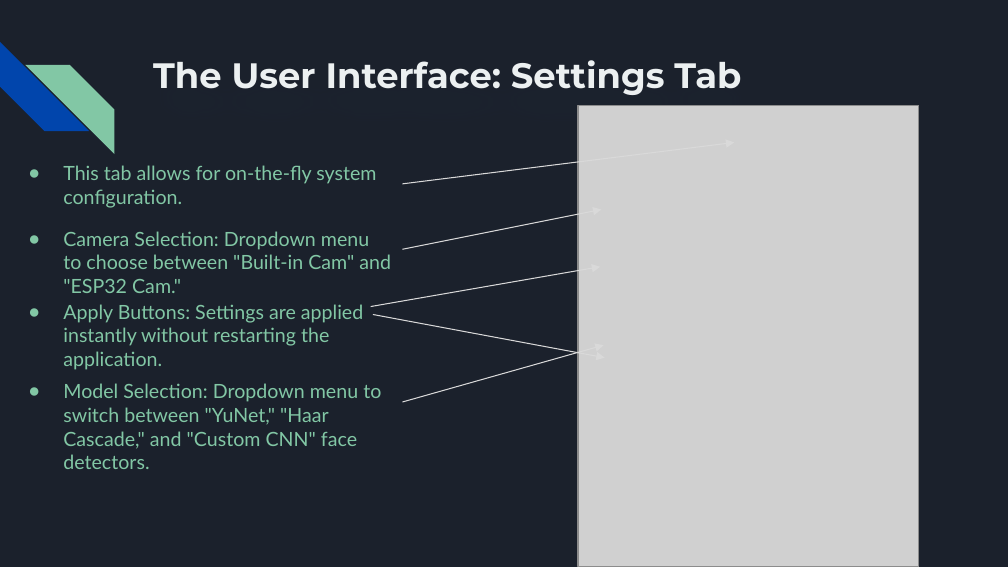
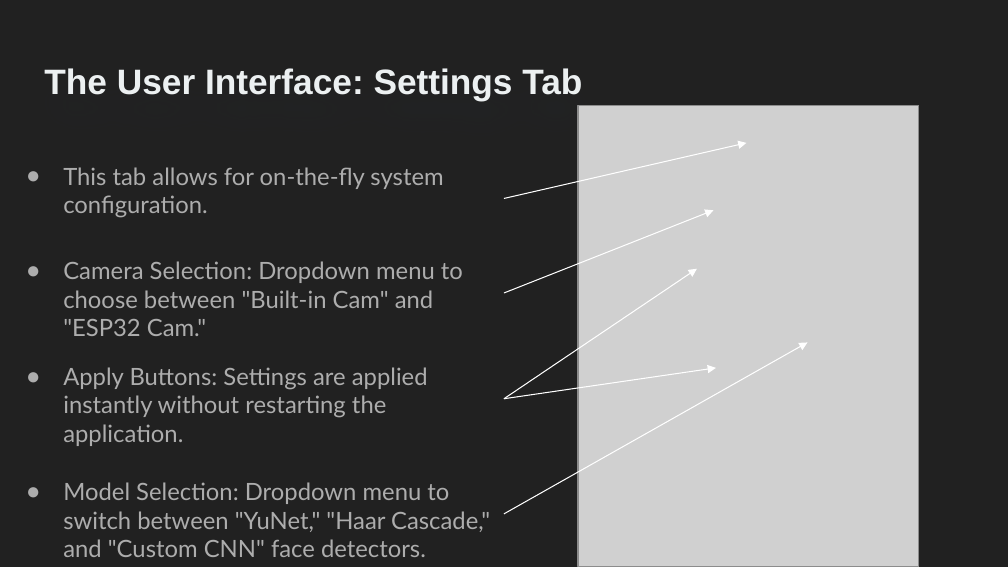
Before and after one commit to AhmedKamal75/Graduation_Project, a slide deck: slide 18 of Real-Time Face Recognition System with Custom-Trained Deep Learning Models.pptx (slide 12 before the commit). Drawn at 1008x567 pixels with LibreOffice and Linux fonts; fonts in the diff are those of the drawing; grey boxes stand for pictures. Boxes give left, top, right and bottom in pixels: in the first picture for what was removed or moved away, otherwise in the second. Text is boxed around its words. In the diff, an @@ line names an element or a change of style, - is before the commit and + after.

```diff
--- a/Real-Time Face Recognition System with Custom-Trained Deep Learning Models.pptx
+++ b/Real-Time Face Recognition System with Custom-Trained Deep Learning Models.pptx
@@ background #1B212C to #212121 @@
@@ diag stripe removed at (0, 42, 89, 131) @@
@@ title "The User Interface: Settings Tab": place and size @@
-title "The User Interface: Settings Tab" at (153, 60, 741, 95)
+title "The User Interface: Settings Tab" at (44, 68, 582, 100)
@@ title "The User Interface: Settings Tab" at (44, 68, 582, 100): font Montserrat to Arial @@
@@ diag stripe removed at (25, 65, 114, 153) @@
@@ arrow moved from (402, 183) - (734, 142) to (504, 199) - (747, 143) @@
@@ arrow (504, 199) - (747, 143): stroke #D9D9D9 0.75 pt to #FFFFFF 0.75 pt @@
@@ arrow removed from (402, 249) to (602, 210) @@
@@ arrow added from (504, 293) to (714, 211), #FFFFFF 0.75 pt @@
@@ text "Camera Selection: Dropdown menu to ...": place and size @@
-text "Camera Selection: Dropdown menu to ..." at (63, 231, 391, 293)
+text "Camera Selection: Dropdown menu to ..." at (63, 261, 463, 336)
@@ arrow removed from (371, 306) to (600, 267) @@
@@ arrow added from (504, 399) to (697, 269), #FFFFFF 0.75 pt @@
@@ arrow removed from (373, 314) to (605, 358) @@
@@ text "Apply Buttons: Settings are applied ...": place and size @@
-text "Apply Buttons: Settings are applied ..." at (63, 304, 363, 370)
+text "Apply Buttons: Settings are applied ..." at (63, 367, 428, 446)
@@ arrow added from (504, 514) to (807, 343), #FFFFFF 0.75 pt @@
@@ arrow moved from (402, 402) - (604, 345) to (504, 399) - (716, 368) @@
@@ arrow (504, 399) - (716, 368): stroke #D9D9D9 0.75 pt to #FFFFFF 0.75 pt @@
@@ size 14 to 17 pt, text colour #82C7A5 to #ADADAD; indent changed; bullet colour #82C7A5 to #ADADAD in 4 elements at (63, 167, 443, 218), (63, 261, 463, 336), (63, 367, 428, 446), (63, 482, 490, 557) @@
@@ text "Model Selection: Dropdown menu to ...": place and size @@
-text "Model Selection: Dropdown menu to ..." at (63, 383, 381, 449)
+text "Model Selection: Dropdown menu to ..." at (63, 482, 490, 557)
```
Also in this commit, not shown: 10 other slides changed, 11 slides added, 6 slides removed, 5 other files.
